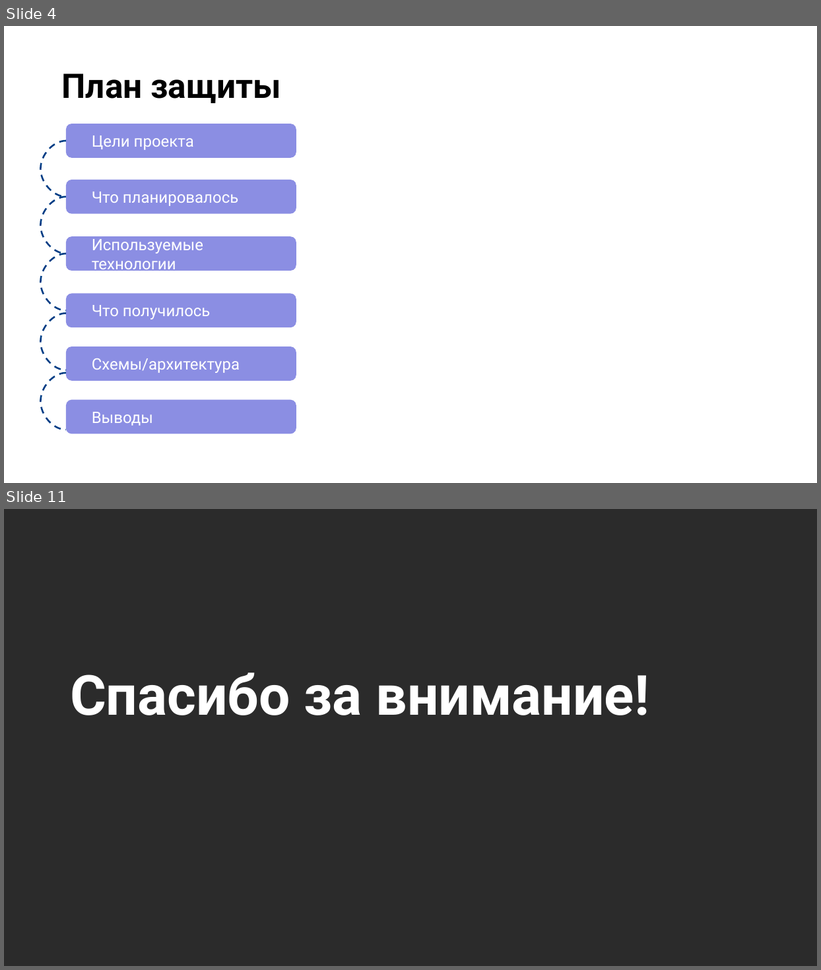
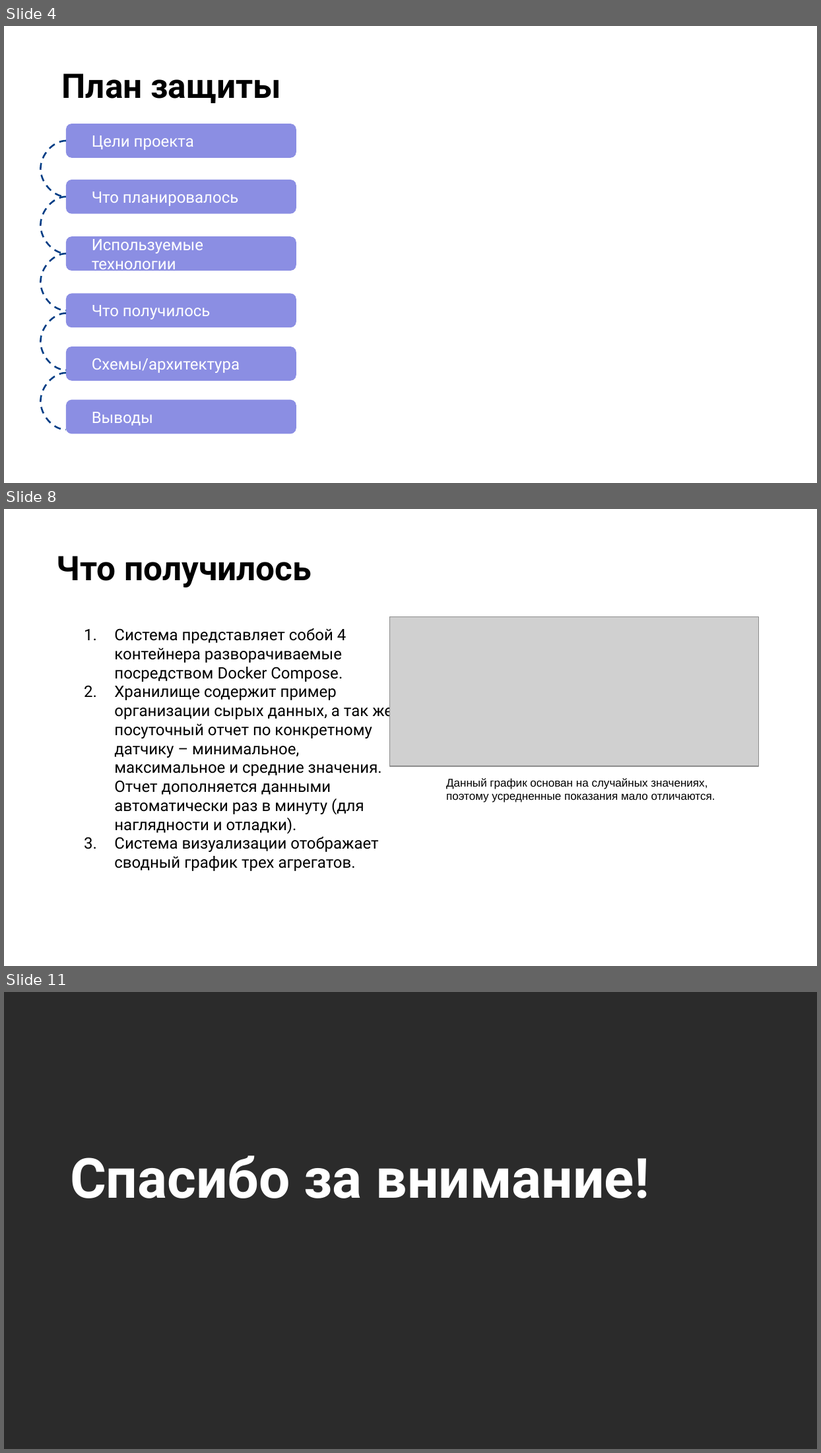
Before and after one commit to pssukhotyu/otus, a slide deck: project/Презентация.pptx. Shown one above the other, each under a label of ours: slides 4 and 11 before the commit, slides 4, 8 and 11 after it; the slides between them are not shown. The pictures are 821x970 and 821x1453 pixels, drawn with LibreOffice and Linux fonts; fonts in the diff are those of the drawing; grey boxes stand for pictures; background and template pictures are left out; a plain dark background stands for a picture behind light text. Boxes give left, top, right and bottom in pixels: in the first picture for what was removed or moved away, otherwise in the second. Text is boxed around its words. In the diff, an @@ line names an element or a change of style, - is before the commit and + after.

```diff
--- a/project/Презентация.pptx
+++ b/project/Презентация.pptx
@@ slide 8 added at [4,509,817,966], background picture (left out) @@
@@ title added at [57,556,312,588], 30 pt, text #000000, bold @@
+Что получилось
@@ picture added at [389,617,758,767] @@
@@ text added at [114,628,393,871], 14 pt, text #000000 @@
+1. Система представляет собой 4 контейнера разворачиваемые посредством Docker Compose.
+2. Хранилище содержит пример организации сырых данных, а так же посуточный отчет по конкретному датчику – минимальное, максимальное и средние значения. Отчет дополняется данными автоматически раз в минуту (для наглядности и отладки).
+3. Система визуализации отображает сводный график трех агрегатов.
@@ text added at [446,778,715,803], 10 pt, text #000000 @@
+Данный график основан на случайных значениях,
+поэтому усредненные показания мало отличаются.
```
Also in this commit, not shown: 5 slides changed, 1 slide removed, 5 other files.
